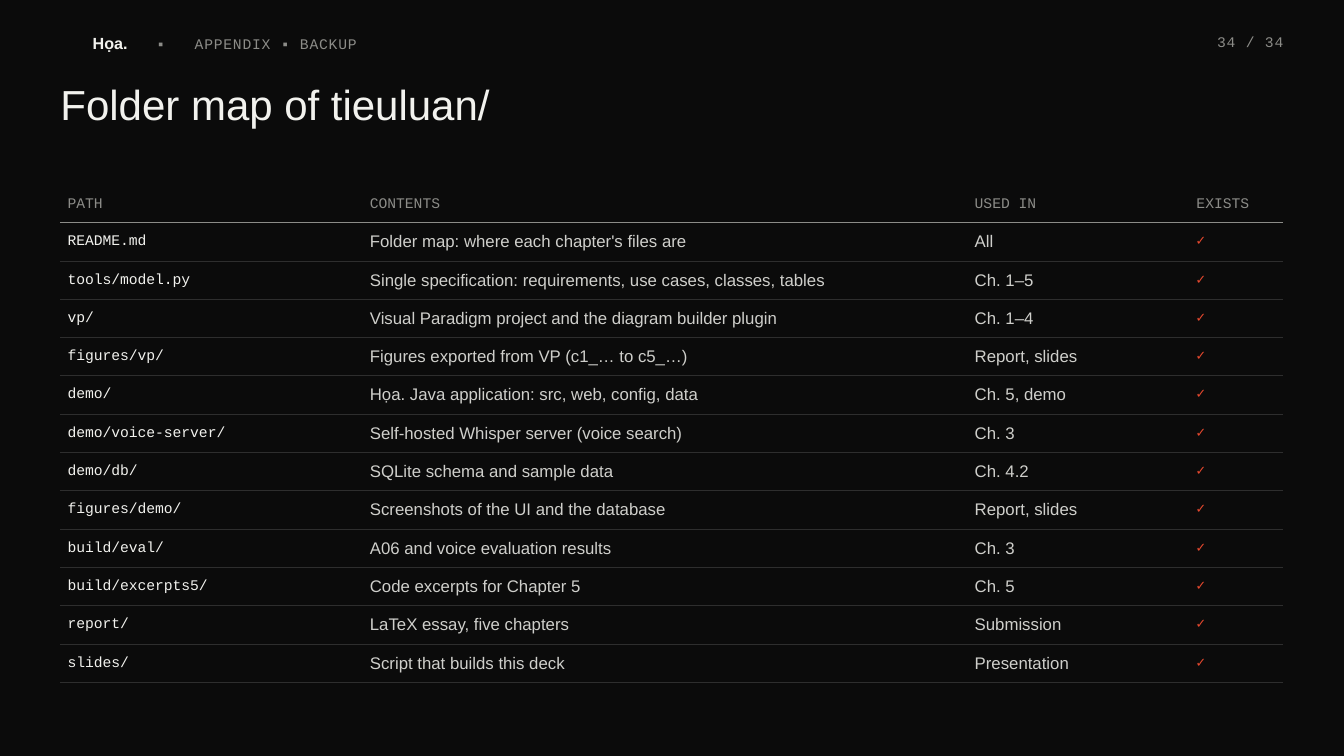
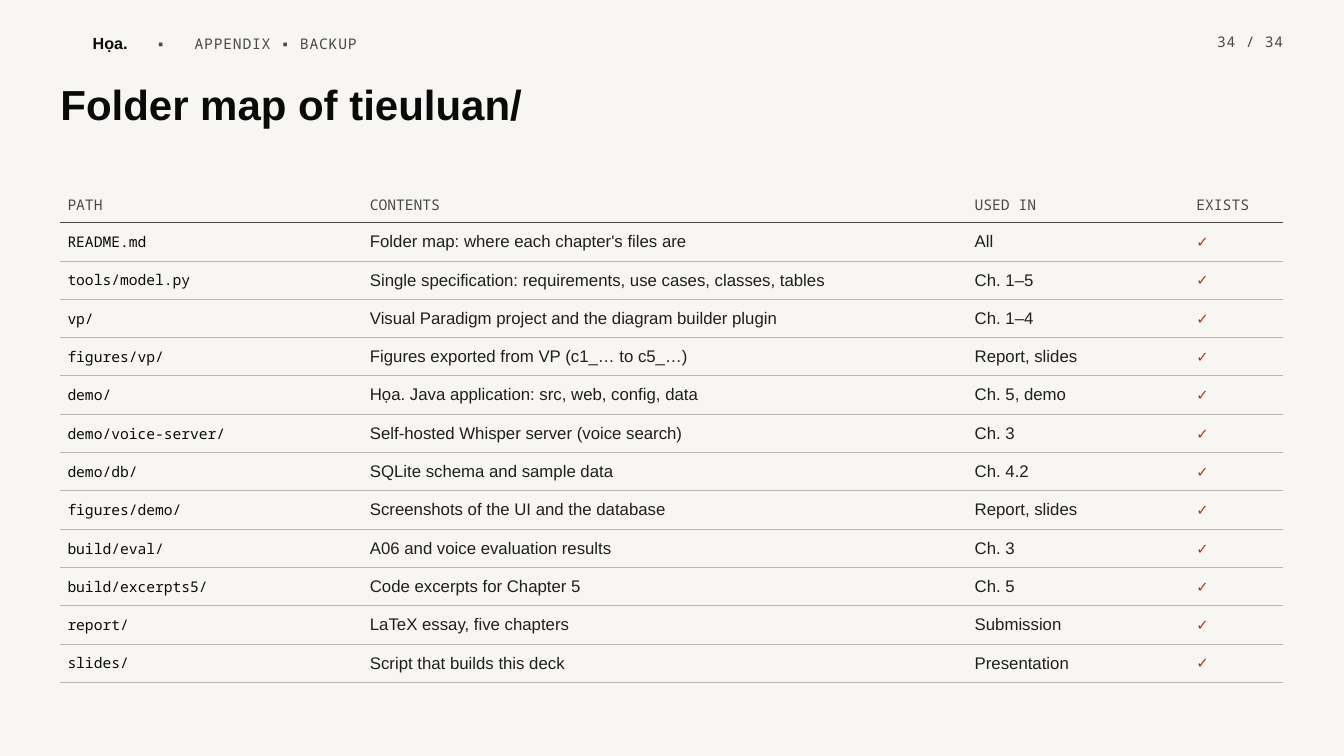
Before and after one commit to scalliontor/Hoa, a slide deck: slide 34 of slides/thuyettrinh_Hoa.pptx. Drawn at 1344x756 pixels with LibreOffice and Linux fonts; fonts in the diff are those of the drawing; background and template pictures are left out. Boxes give left, top, right and bottom in pixels: in the first picture for what was removed or moved away, otherwise in the second. Text is boxed around its words. In the diff, an @@ line names an element or a change of style, - is before the commit and + after.

```diff
--- a/slides/thuyettrinh_Hoa.pptx
+++ b/slides/thuyettrinh_Hoa.pptx
@@ background #0B0B0B to #F7F6F2 @@
@@ text "Họa. ▪ APPENDIX ▪ BACKUP" at [93, 38, 357, 52]: font Courier New to Noto Sans Mono, text colour #8C8C88 to #4A4A44 in "▪ APPENDIX ▪ BACKUP"; text colour #F2F2EE to #0A0A0A in "Họa." @@
@@ text "34 / 34" at [1217, 36, 1283, 47]: font Courier New to Noto Sans Mono, text colour #8C8C88 to #4A4A44 @@
@@ text "Folder map of tieuluan/" at [60, 89, 521, 129]: text colour #F2F2EE to #0A0A0A, bold on @@
@@ table at [60, 187, 1284, 683] @@
@@ font Courier New to Noto Sans Mono in "PATH", "CONTENTS", "USED IN", "EXISTS" and 24 more places @@
@@ text colour #8C8C88 to #4A4A44 in "PATH", "CONTENTS", "USED IN", "EXISTS" @@
@@ text colour #F2F2EE to #0A0A0A in "README.md", "tools/model.py", "vp/", "figures/vp/" and 8 more places @@
@@ text colour #CFCFCB to #1F1F1C in "Folder map: where each chapter's files are", "All", "Single specification: requirements, use cases, classes, tabl ...", "Ch. 1–5" and 20 more places @@
@@ text colour #E5482E to #B5331A in "✓", "✓", "✓", "✓" and 8 more places @@
@@ borders changed @@
```
Also in this commit, not shown: 33 other slides changed, 4 other files.
